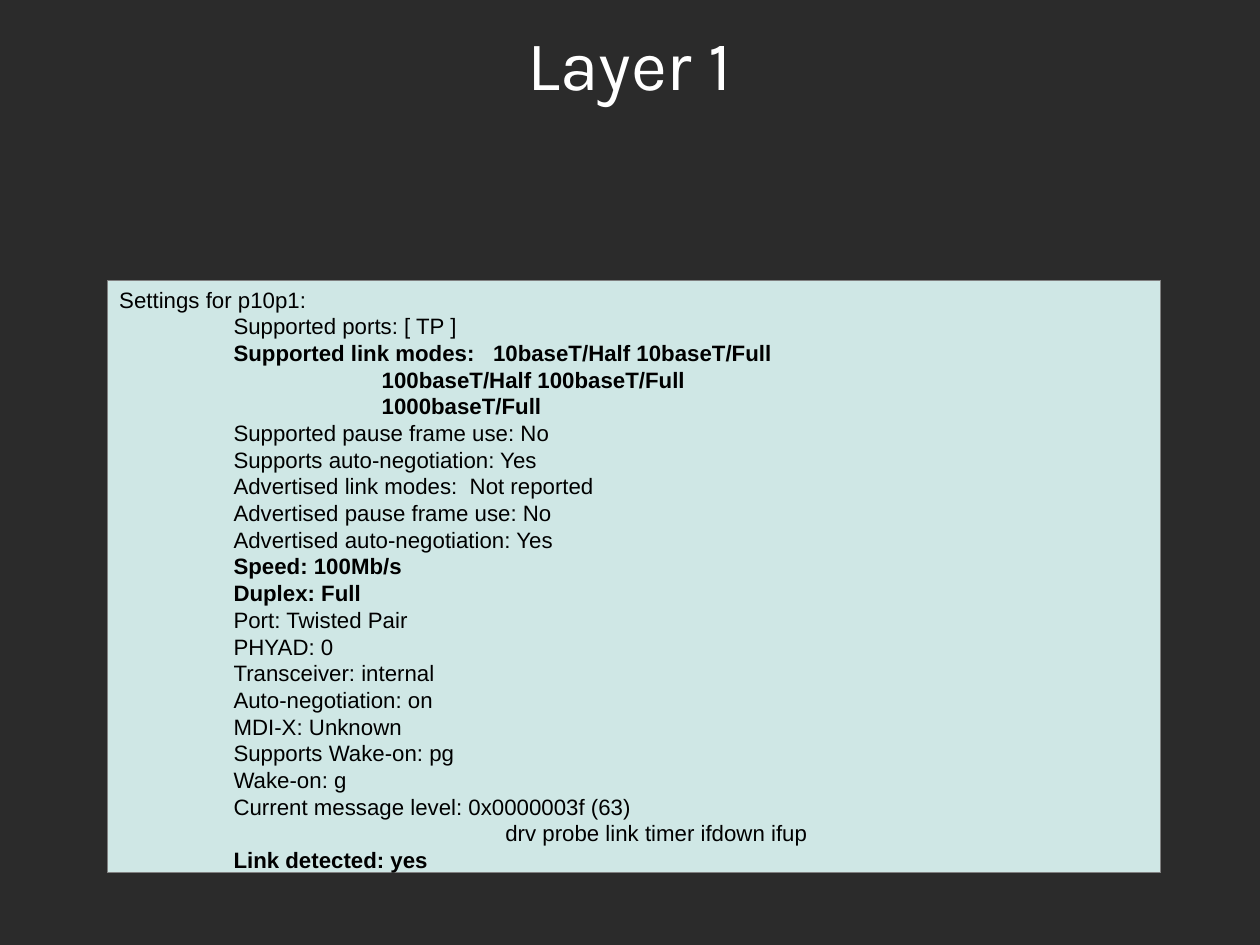
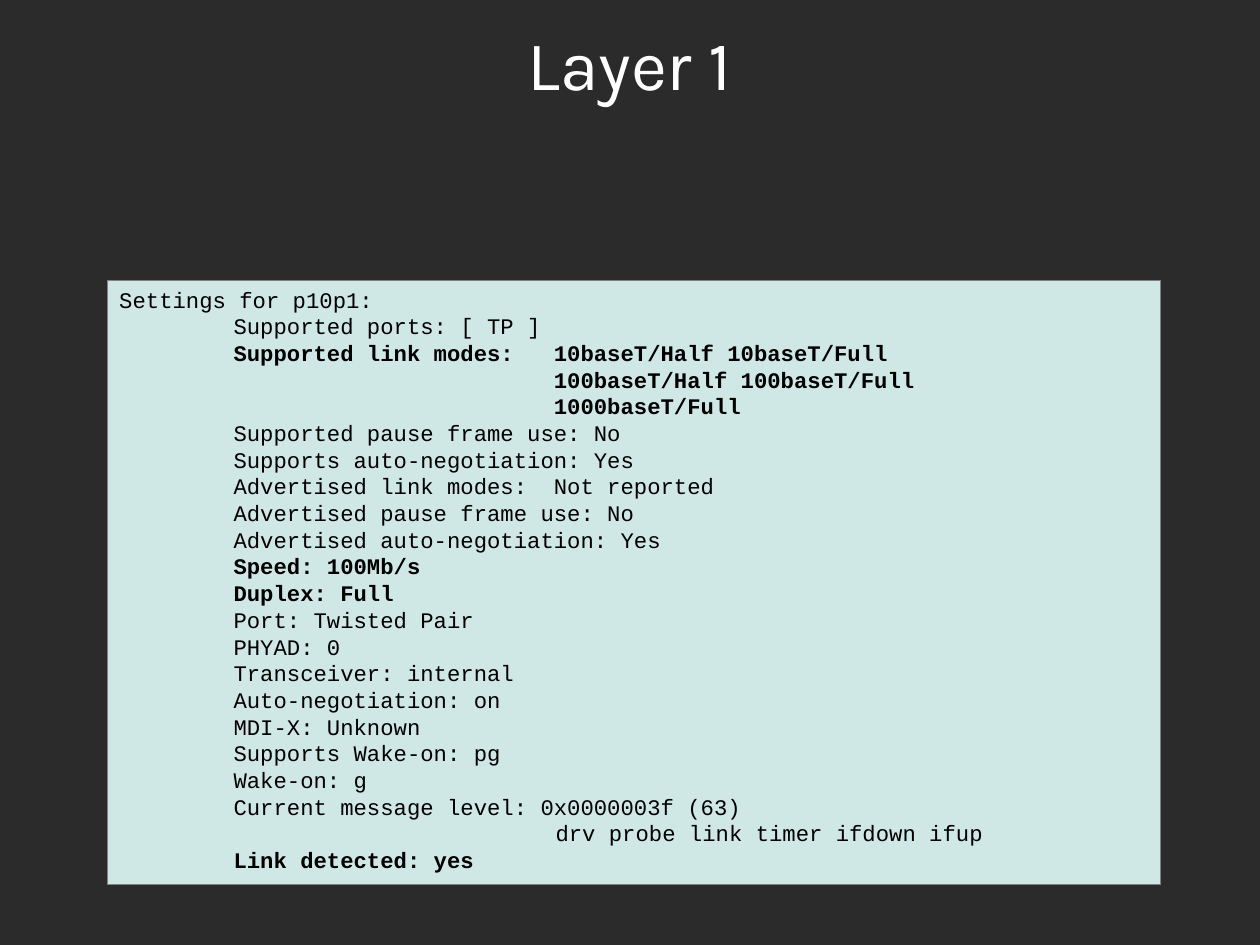
Before and after one commit to sphaero/workshops, a slide deck: slide 12 of Networking/presentation.odp. Drawn at 1260x945 pixels with LibreOffice and Linux fonts; fonts in the diff are those of the drawing; background and template pictures are left out; a plain dark background stands for a picture behind light text. Boxes give left, top, right and bottom in pixels: in the first picture for what was removed or moved away, otherwise in the second. Text is boxed around its words. In the diff, an @@ line names an element or a change of style, - is before the commit and + after.

```diff
--- a/Networking/presentation.odp
+++ b/Networking/presentation.odp
@@ rectangle "Settings for p10p1:": place and size @@
-rectangle "Settings for p10p1:" at bbox=[107, 280, 1161, 874]
+rectangle "Settings for p10p1:" at bbox=[107, 280, 1161, 885]
@@ rectangle "Settings for p10p1:" at bbox=[107, 280, 1161, 885]: font Arial to Courier New @@
```
Also in this commit, not shown: 3 other slides changed, 1 slide added, 1 other file.
